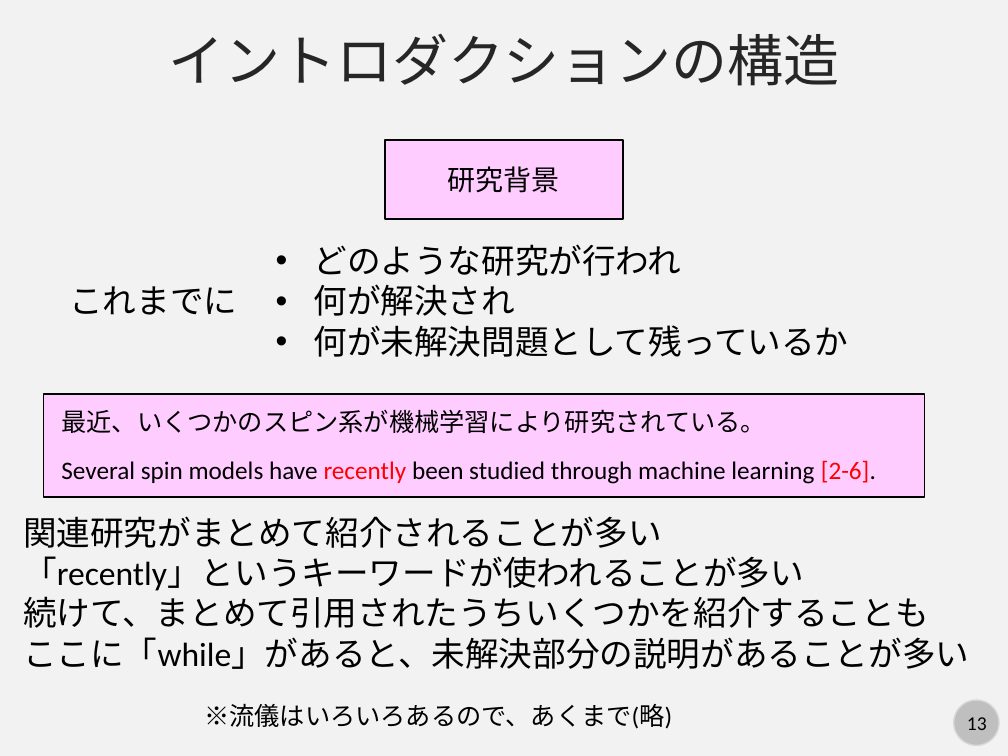
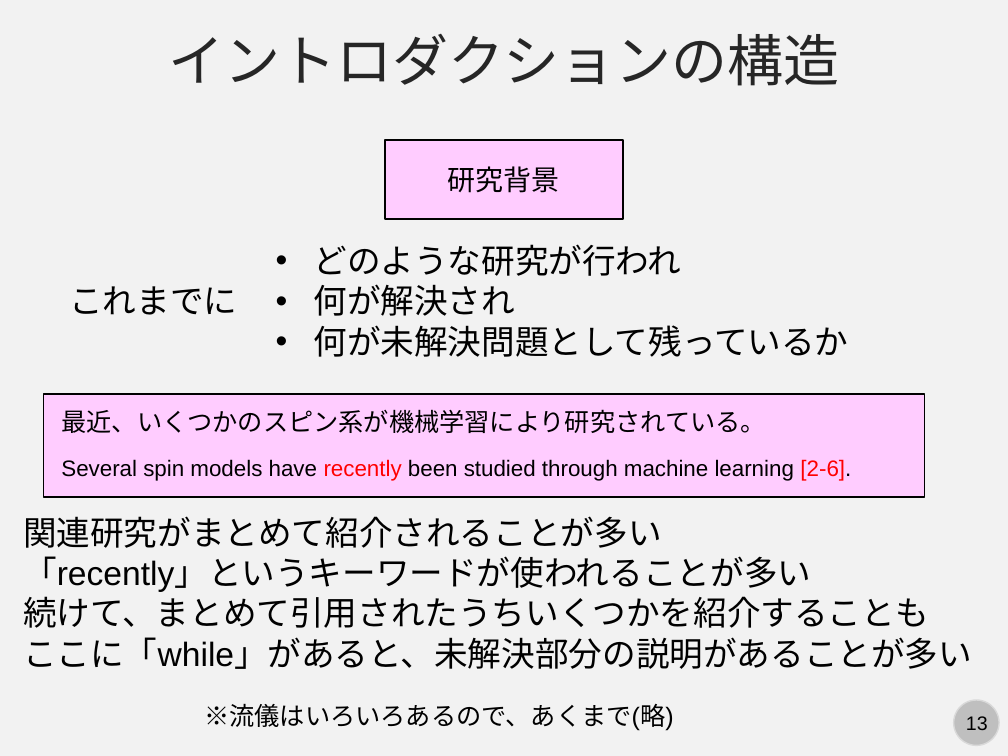
Before and after one commit to kaityo256/lab_startup, a slide deck: slide 13 of survey/fig/howtosurvey.pptx. Drawn at 1008x756 pixels with LibreOffice and Linux fonts; fonts in the diff are those of the drawing. Boxes give left, top, right and bottom in pixels: in the first picture for what was removed or moved away, otherwise in the second. Text is boxed around its words. In the diff, an @@ line names an element or a change of style, - is before the commit and + after.

Commit message:
updates format of slides

```diff
--- a/survey/fig/howtosurvey.pptx
+++ b/survey/fig/howtosurvey.pptx
@@ text "Several spin models have recently ..." at bbox=[61, 459, 851, 481]: size 18 to 16 pt, font Calibri to Arial @@
@@ font Calibri to Arial in 3 elements at bbox=[23, 516, 972, 669], bbox=[204, 703, 673, 731], bbox=[966, 716, 988, 730] @@
```
Also in this commit, not shown: 16 other slides changed.
